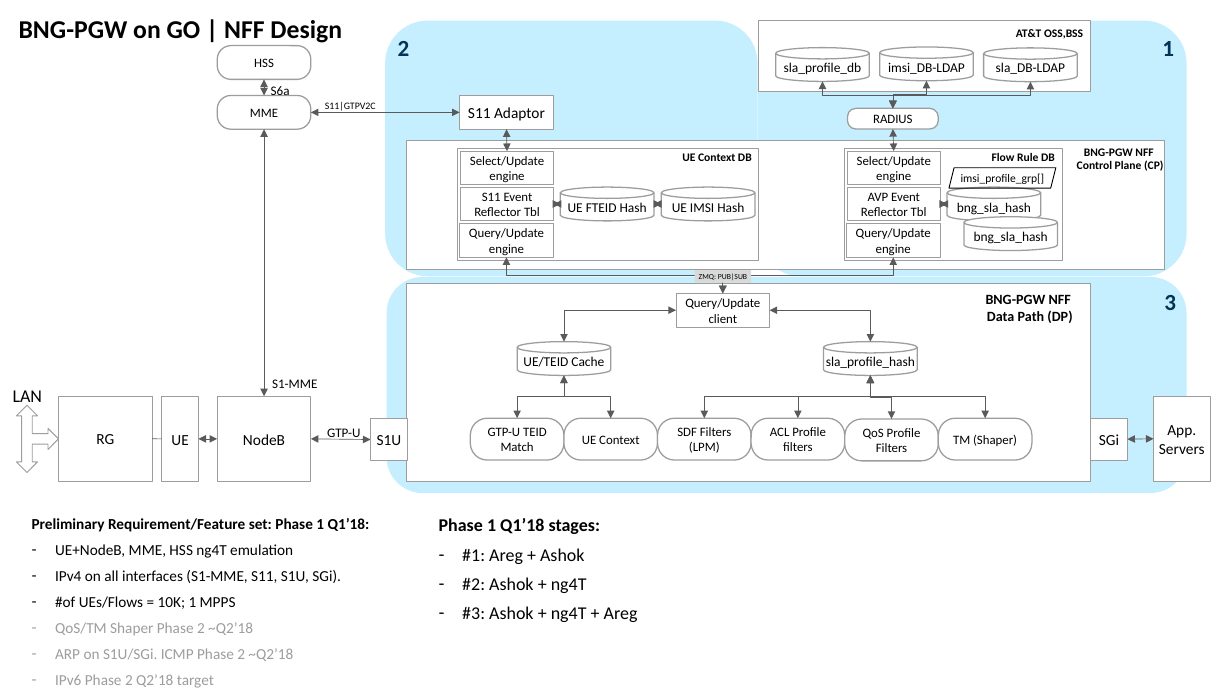
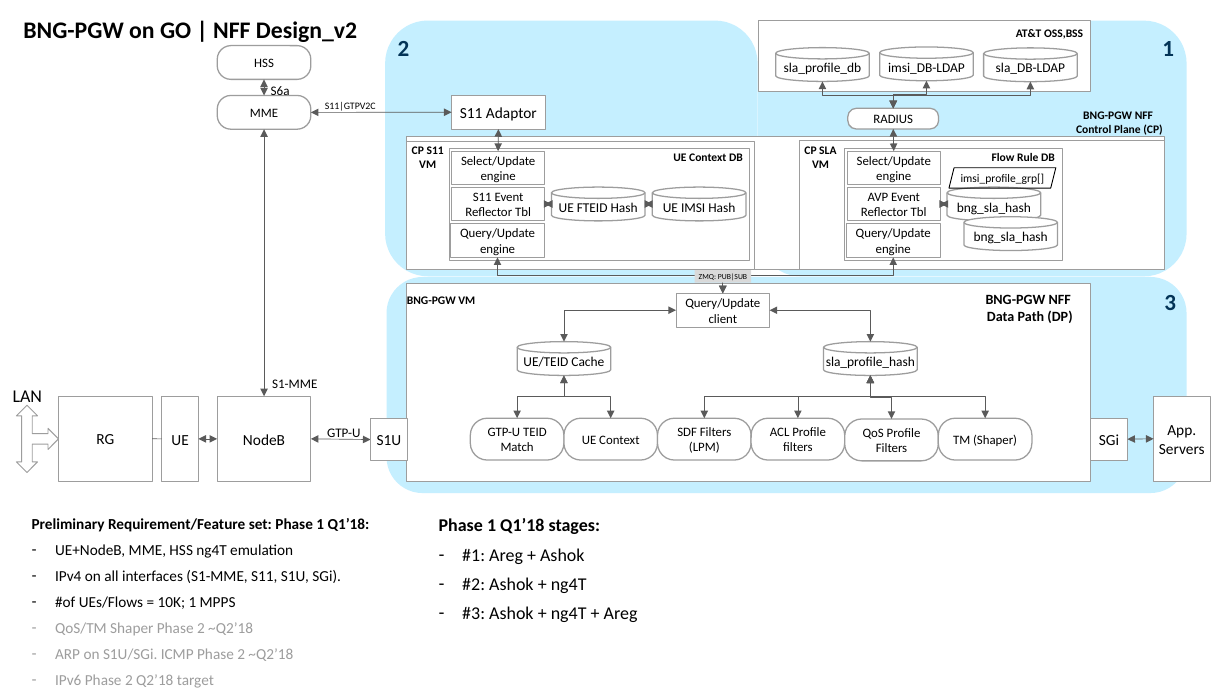
Before and after one commit to leeyangjie/nff-go, a slide deck: slide 5 of Fixed-BNG-PGW_GO-NFF.pptx. Drawn at 1232x693 pixels with LibreOffice and Linux fonts; fonts in the diff are those of the drawing; background and template pictures are left out. Boxes give left, top, right and bottom in pixels: in the first picture for what was removed or moved away, otherwise in the second. Text is boxed around its words. In the diff, an @@ line names an element or a change of style, - is before the commit and + after.

Commit message:
Add files via upload
Updated BNG CP s11 sla PGWU-NFF VM network configuration w/ test infrastructure. Refer slide 5 "BNG-PGW on GO | NFF Design_v2
"

```diff
--- a/Fixed-BNG-PGW_GO-NFF.pptx
+++ b/Fixed-BNG-PGW_GO-NFF.pptx
@@ text at [23, 21, 357, 42]: text changed; size 20 to 18.5 pt @@
-BNG-PGW on GO | NFF Design
+BNG-PGW on GO | NFF Design_v2
@@ double arrow moved from (311, 113) - (460, 113) to (311, 113) - (452, 112) @@
@@ text "BNG-PGW NFF": place and size @@
-text "BNG-PGW NFF" at [1077, 148, 1163, 171]
+text "BNG-PGW NFF" at [1076, 111, 1162, 135]
@@ rectangle added at [407, 137, 1165, 270], fill #FFFFFF, outline #9E9E9E 0.75 pt @@
@@ rectangle added at [407, 141, 755, 270], fill #FFFFFF, outline #9E9E9E 0.75 pt @@
@@ text added at [412, 146, 444, 168], 9 pt, text #000000, bold @@
+CP S11 VM
@@ 5 rectangles, 3 double arrows, 2 cylinders, 1 text: place and size @@
-5 rectangles, 3 double arrows, 2 cylinders, 1 text at [458, 95, 759, 260]
+5 rectangles, 3 double arrows, 2 cylinders, 1 text at [449, 95, 750, 260]
@@ rectangle: place and size @@
-rectangle at [407, 140, 1165, 269]
+rectangle at [799, 140, 1165, 269]
@@ text added at [804, 146, 836, 168], 9 pt, text #000000, bold @@
+CP SLA VM
@@ elbow double arrow moved from (506, 257) - (723, 294) to (497, 257) - (723, 294) @@
@@ text added at [407, 296, 475, 304], 9 pt, text #000000, bold @@
+BNG-PGW VM
```
Also in this commit, not shown: 1 slide added.
